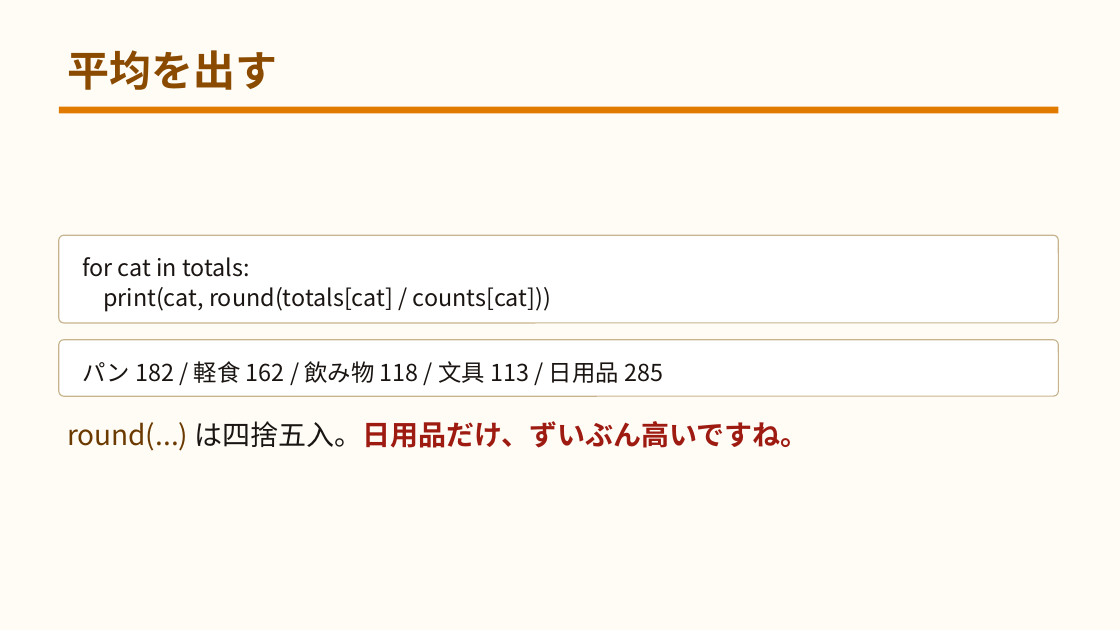
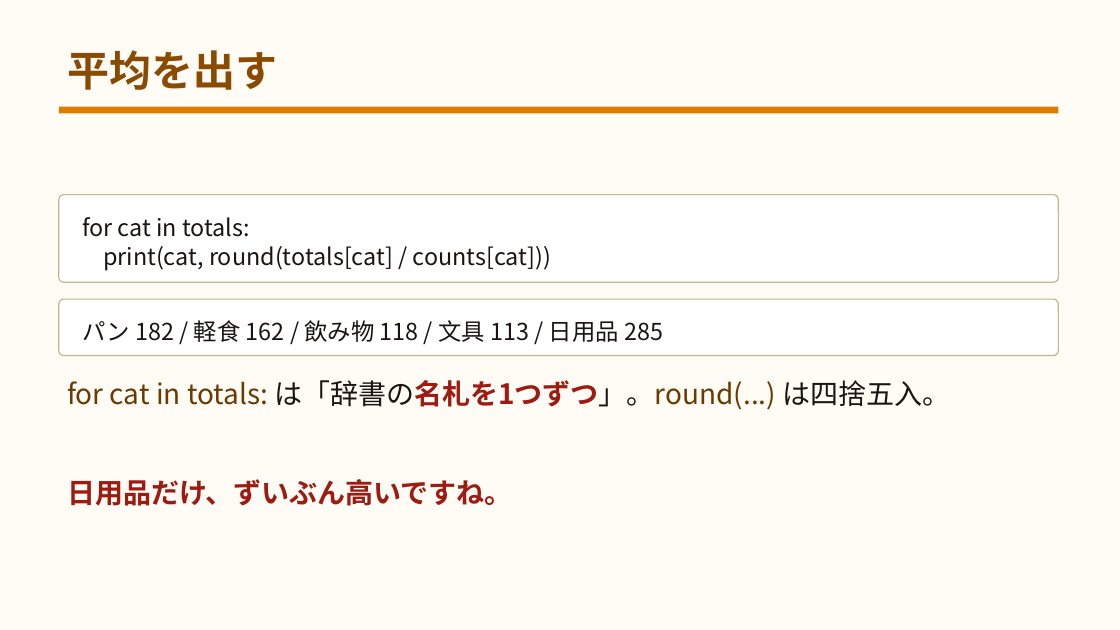
Before and after one commit to yuracode/isshop, a slide deck: slide 41 of docs/slides.pptx. Drawn at 1120x630 pixels with LibreOffice and Linux fonts; fonts in the diff are those of the drawing. Boxes give left, top, right and bottom in pixels: in the first picture for what was removed or moved away, otherwise in the second. Text is boxed around its words. In the diff, an @@ line names an element or a change of style, - is before the commit and + after.

```diff
--- a/docs/slides.pptx
+++ b/docs/slides.pptx
@@ 2 texts, 2 rounded rectangles moved together from (x1=59, y1=235, x2=1059, y2=396) to (x1=59, y1=195, x2=1059, y2=355) @@
@@ text at (x1=67, y1=380, x2=950, y2=410): text changed; text colour #9E1B12 to #6B3A00 @@
-round(...) は四捨五入。日用品だけ、ずいぶん高いですね。
+for cat in totals: は「辞書の名札を1つずつ」。round(...) は四捨五入。
@@ text added at (x1=67, y1=479, x2=513, y2=506), 24 pt, text #9E1B12, bold @@
+日用品だけ、ずいぶん高いですね。
```
Also in this commit, not shown: 2 other slides changed, 3 other files.
